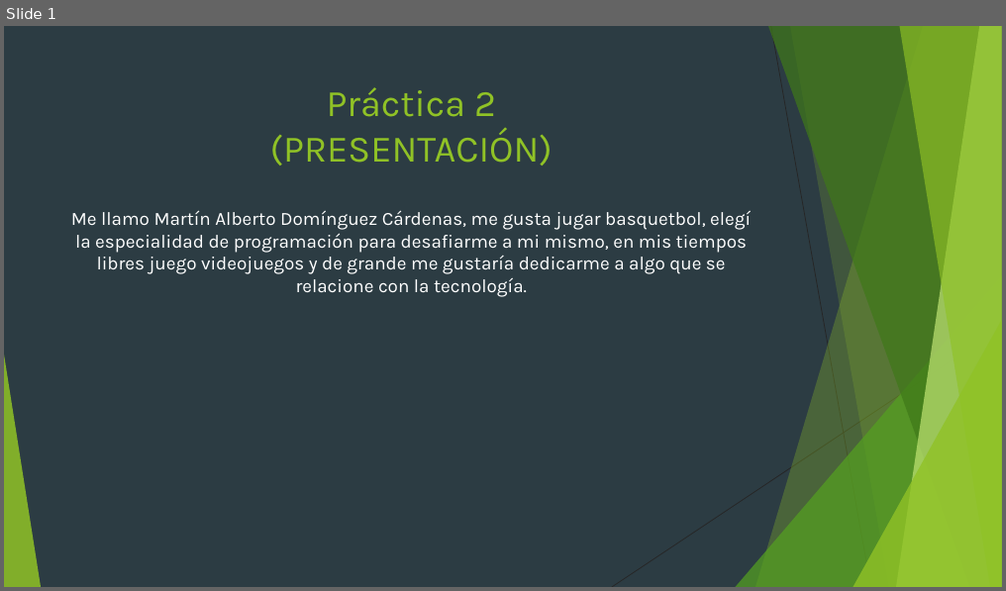
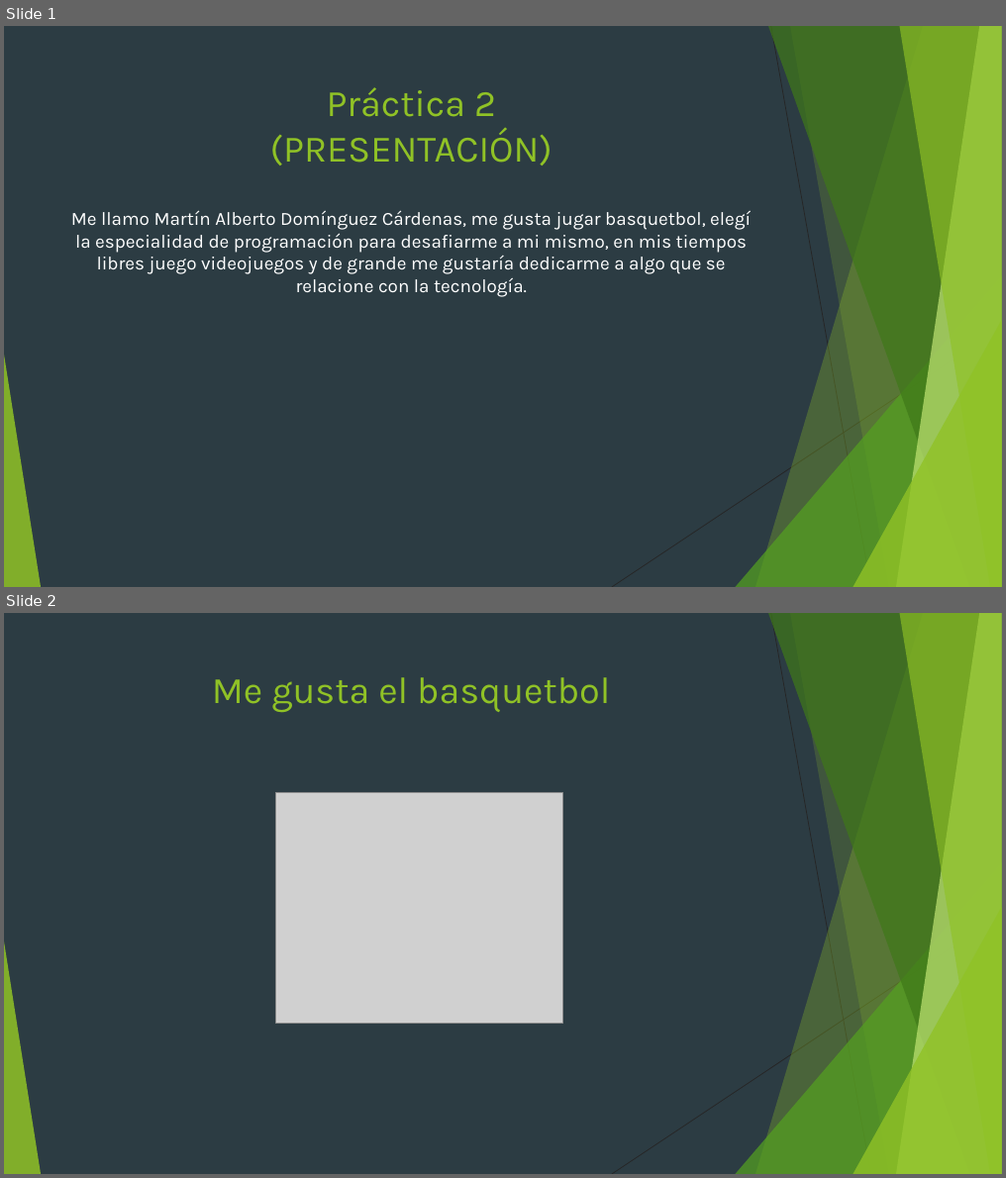
Before and after one commit to MartinADC1/culturadigital2, a slide deck: parcial1/Práctica 2.pptx. Shown one above the other, each under a label of ours: slide 1 before the commit, slides 1 and 2 after it. The pictures are 1006x591 and 1006x1178 pixels, drawn with LibreOffice and Linux fonts; fonts in the diff are those of the drawing; grey boxes stand for pictures. Boxes give left, top, right and bottom in pixels: in the first picture for what was removed or moved away, otherwise in the second. Text is boxed around its words. In the diff, an @@ line names an element or a change of style, - is before the commit and + after.

```diff
--- a/parcial1/Práctica 2.pptx
+++ b/parcial1/Práctica 2.pptx
@@ slide 2 added at (x1=4, y1=613, x2=1002, y2=1174), background #2C3C43; not listed: 10 template elements that a slide beside it also shows @@
@@ title added at (x1=212, y1=677, x2=610, y2=712), 36 pt, text #90C226 @@
+Me gusta el basquetbol
@@ picture added at (x1=275, y1=793, x2=563, y2=1024) @@
```
Also in this commit, not shown: 3 other slides added.
